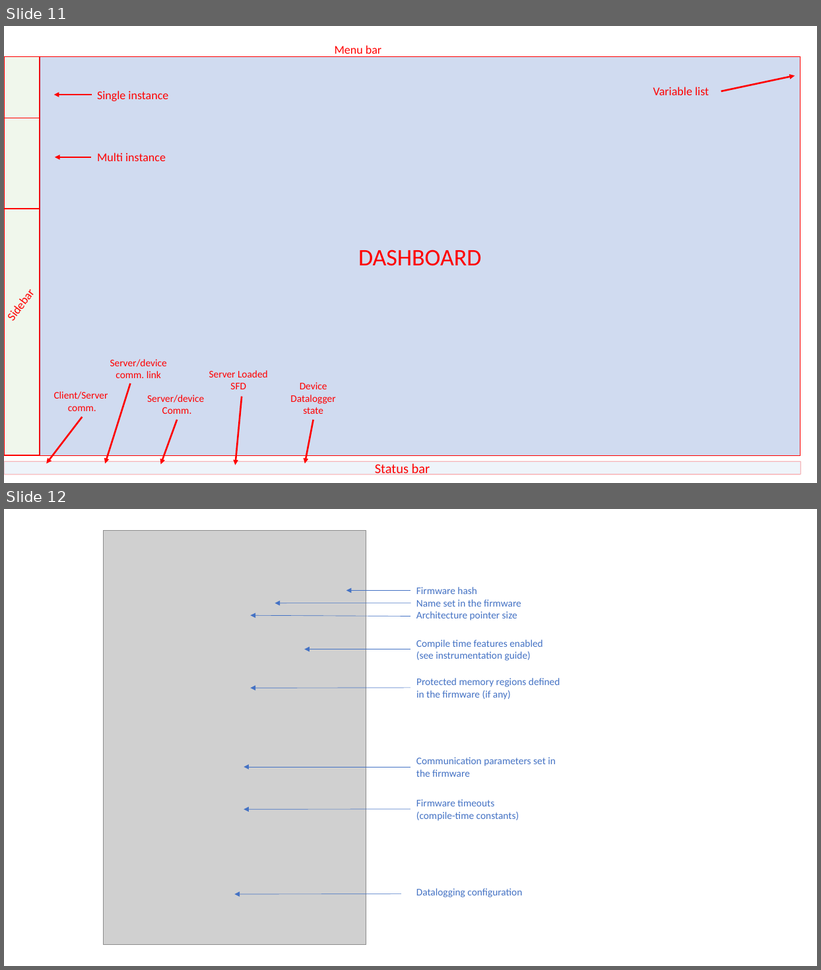
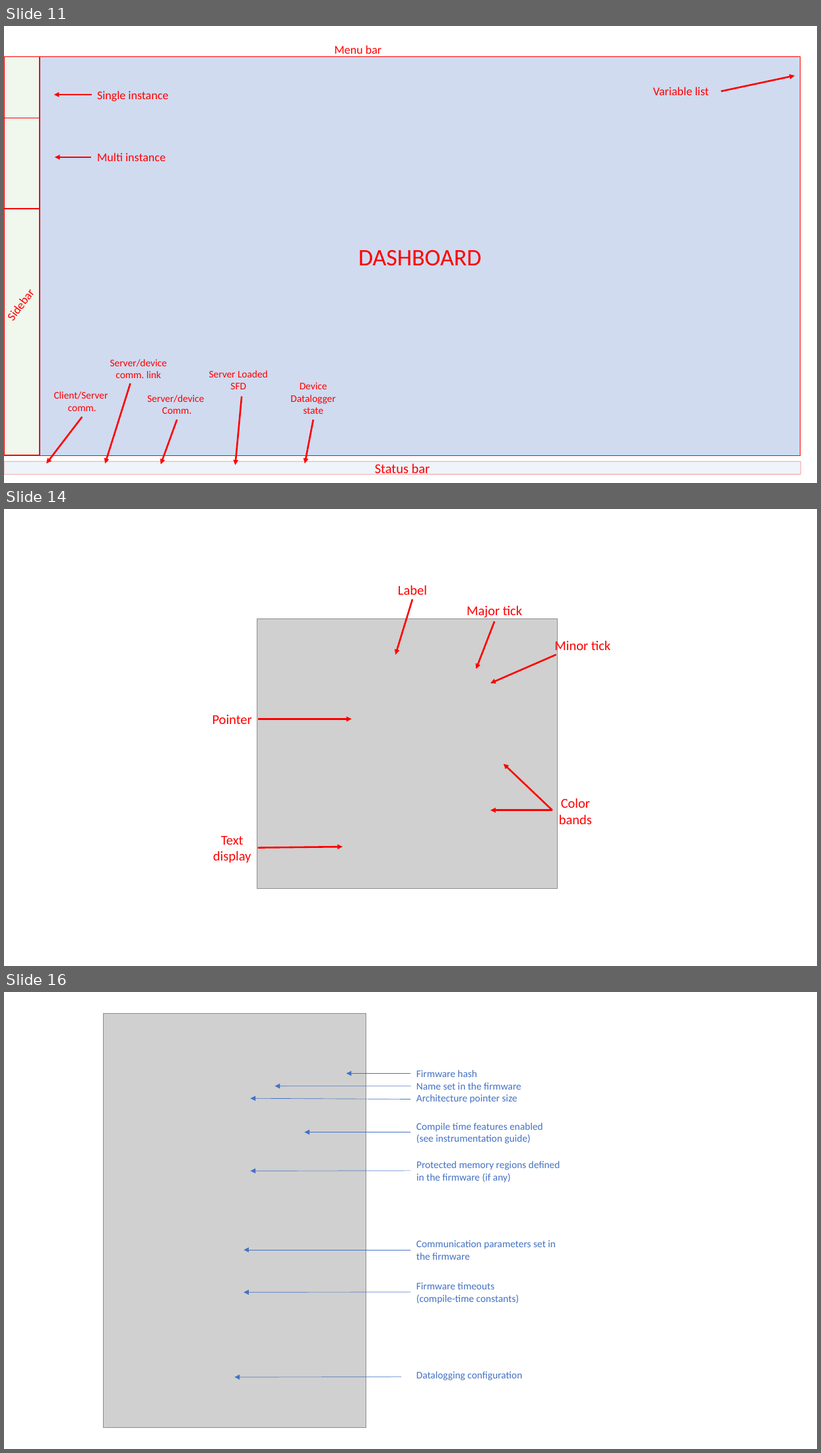
Before and after one commit to scrutinydebugger/scrutiny-devtools, a slide deck: graphics/graphics.pptx. Shown one above the other, each under a label of ours: slides 11 and 12 before the commit, slides 11, 14 and 16 after it; the slides between them are not shown. The pictures are 821x970 and 821x1453 pixels, drawn with LibreOffice and Linux fonts; fonts in the diff are those of the drawing; grey boxes stand for pictures; background and template pictures are left out. Boxes give left, top, right and bottom in pixels: in the first picture for what was removed or moved away, otherwise in the second. Text is boxed around its words. In the diff, an @@ line names an element or a change of style, - is before the commit and + after.

```diff
--- a/graphics/graphics.pptx
+++ b/graphics/graphics.pptx
@@ slide 14 added at [4, 509, 817, 966], background #FFFFFF @@
@@ text added at [398, 585, 427, 595], 16 pt, text #FF0000 @@
+Label
@@ arrow added from (413, 599) to (395, 655), #FF0000 2 pt @@
@@ text added at [467, 605, 522, 619], 16 pt, text #FF0000 @@
+Major tick
@@ picture added at [257, 619, 558, 890] @@
@@ arrow added from (494, 622) to (476, 669), #FF0000 2 pt @@
@@ text added at [554, 639, 611, 654], 16 pt, text #FF0000 @@
+Minor tick
@@ arrow added from (556, 655) to (491, 683), #FF0000 2 pt @@
@@ text added at [213, 715, 252, 724], 16 pt, text #FF0000 @@
+Pointer
@@ arrow added from (257, 720) to (352, 720), #FF0000 2 pt @@
@@ arrow added from (552, 811) to (504, 764), #FF0000 2 pt @@
@@ text added at [559, 798, 592, 824], 16 pt, text #FF0000 @@
+Color bands
@@ arrow added from (552, 811) to (491, 811), #FF0000 2 pt @@
@@ text added at [213, 836, 252, 863], 16 pt, text #FF0000 @@
+Text display
@@ arrow added from (257, 848) to (343, 847), #FF0000 2 pt @@
@@ what was slide 12 is now slide 16 @@
```
Also in this commit, not shown: 3 other slides added.
